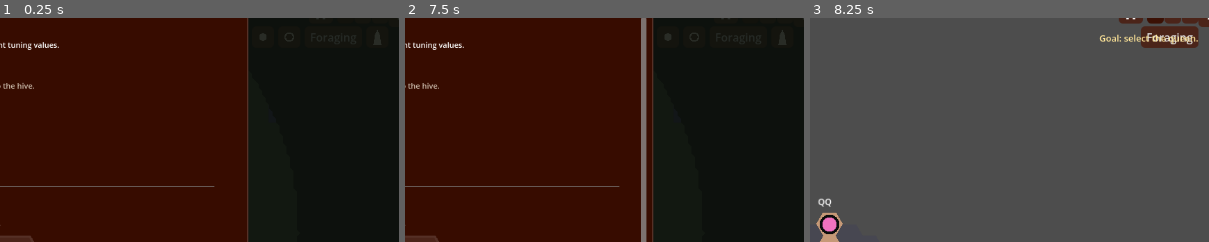
Above: before the commit, frames 1-3 (left to right).
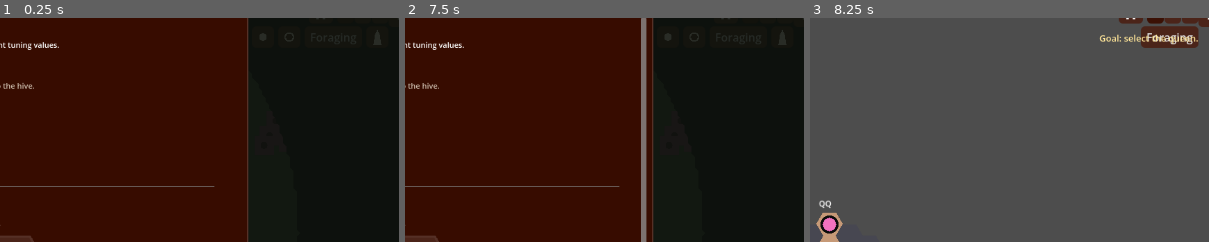
Above: after the commit, the same moments.

Repository: wonderburg7/meadow
Game: Godot game, scene res://scenes/Main.tscn
Two runs of this game, one before a commit and one after it. Both use one fixed random seed, a clock stepped at 60 frames per second and the inputs below.
Inputs (mouse positions are % of the whole screen's width and height, from its top left):
- Up to frame 1 (0.25 s): no input
- Up to frame 2 (7.5 s): click "❚❚" at 0.5 s; click "1" at 1.25 s; click "2" at 2 s; click "4" at 2.75 s; click (80, 8) at 3.52 s; click (84, 8) at 4.27 s; click "Foraging" at 5 s; click (95, 8) at 5.77 s; click "⚙" at 6.5 s; click (27, 29) at 7.27 s
- Up to frame 3 (8.25 s): click "Start" at 8 s
The pictures show only the part of the screen within x 48-97%, y 4-54%; the shares and areas given below are measured in that part.

The runs differ from the first frame. In frame 3, 0.2% of the frame differs, in the area x 2-8%, y 80-97%.

Commit message:
Foraging ecology Slice 4: microhabitat zones, perf baseline, lazy flower recharge
Microhabitat zones bias a species' first cluster anchor toward matching
ground rather than scattering uniformly. Recorded Dave's perf.gd baseline
at flower_count 500/750/1000, which showed a real rising cost and cleared
the plan's gate for lazy recharge: nectar_amount/pollen_amount are now
computed properties that catch up on read/write instead of accumulating
every frame for every flower, approximating the time-varying season
strength curve rather than integrating it exactly (Dave's steer, chosen
for being the cheaper option to process). Also fixes a source_checks.py
false positive on GDScript 4's inline get/set property syntax.

Co-Authored-By: Claude Sonnet 5 <noreply@anthropic.com>

Diff:
--- a/scripts/flower.gd
+++ b/scripts/flower.gd
@@ -29,8 +29,36 @@
 ## Dandelion's flat disc). 1.0 for species that don't specify it.
 var handling_time_scale: float = 1.0
 
-var nectar_amount: float
-var pollen_amount: float
+## Backing fields for the lazy-recharge properties below. Recharge is
+## computed on demand (whenever code reads nectar_amount/pollen_amount)
+## rather than accumulated every frame -- see _sync_recharge(). This is
+## an approximation, not an exact replay of the old per-frame Euler
+## accumulation: it multiplies the *instantaneous* season_strength() at
+## read-time by the elapsed time since the last read/write, rather than
+## integrating the strength curve across that gap. That only differs
+## from the old behaviour while a flower's season window is ramping in
+## or out (season_strength is flat everywhere else), and the result is
+## still capped at capacity either way, so the drift can't compound.
+var _nectar_amount: float = 0.0
+var _pollen_amount: float = 0.0
+var _last_recharge_update: float = 0.0
+
+var nectar_amount: float:
+	get:
+		_sync_recharge()
+		return _nectar_amount
+	set(value):
+		_sync_recharge()
+		_nectar_amount = value
+
+var pollen_amount: float:
+	get:
+		_sync_recharge()
+		return _pollen_amount
+	set(value):
+		_sync_recharge()
+		_pollen_amount = value
+
 var occupied_by: Node2D = null   # the bee currently visiting this flower, if any
 var marked_at: float = -999.0    # sim-time of the last tarsal scent mark
 var marked_by: Node2D = null     # which bee left it
@@ -157,17 +185,24 @@
 const PRESENTATION_PER_SECOND := 6.0
 var presentation_timer: float = 0.0
 
+## Catches nectar_amount/pollen_amount up to the current sim time,
+## before either is read or written. Out of season this adds nothing
+## (season_strength is 0), matching the old per-frame gate. The plant
+## stays where it is whether it's recharging or not -- flowers popping
+## in and out of existence would read as a glitch rather than as a
+## season.
+func _sync_recharge() -> void:
+	var elapsed: float = Session.sim_time - _last_recharge_update
+	if elapsed <= 0.0:
+		return
+	var strength: float = season_strength()
+	if strength > 0.0:
+		_nectar_amount = min(nectar_capacity, _nectar_amount + nectar_recharge_rate * strength * elapsed)
+		_pollen_amount = min(pollen_capacity, _pollen_amount + pollen_recharge_rate * strength * elapsed)
+	_last_recharge_update = Session.sim_time
+
 func _process(delta: float) -> void:
 	Perf.begin("flowers")
-	# Out of season a plant produces nothing; at the edges of its window
-	# it produces a little. The plant stays where it is either way --
-	# flowers popping in and out of existence would read as a glitch
-	# rather than as a season.
-	var strength: float = season_strength()
-	if strength > 0.0:
-		nectar_amount = min(nectar_capacity, nectar_amount + nectar_recharge_rate * strength * delta)
-		pollen_amount = min(pollen_capacity, pollen_amount + pollen_recharge_rate * strength * delta)
-
 	if GameConfig.predators_on:
 		CrabSpider.update(self, delta)
 
@@ -183,8 +218,9 @@
 		Perf.end("flowers")
 		return
 
-	# Everything above runs every frame: a flower recharges and ages at
-	# the same rate whether it is on screen or not. Only the drawing
+	# Ageing above runs every frame regardless of visibility; recharge is
+	# lazy (see _sync_recharge) so it isn't computed here at all unless
+	# something below reads nectar_amount/pollen_amount. Only the drawing
 	# below is throttled.
 	if not is_visible_in_tree():
 		Perf.end("flowers")
@@ -194,9 +230,7 @@
 		Perf.end("flowers")
 		return
 	presentation_timer = (1.0 / PRESENTATION_PER_SECOND) * randf_range(0.85, 1.15)
-	# `strength` is passed in rather than asked for again -- it was being
-	# computed twice per flower per frame.
-	_update_fade(strength)
+	_update_fade(season_strength())
 	_update_labels()
 	_update_crab_spider_marker()
 	Perf.end("flowers")
--- a/scripts/main.gd
+++ b/scripts/main.gd
@@ -288,6 +288,7 @@
 var rate_samples: Array = []
 var rate_sample_timer: float = 10.0 + randf() * 2.0
 var cluster_centers: Dictionary = {}   # species name -> Array[Vector2]
+var microhabitat_zones: Dictionary = {}   # microhabitat name -> Array[{"centre": Vector2, "radius": float}]
 var panning: bool = false          # middle mouse button held
 var pan_anchor: Vector2 = Vector2.ZERO
 
--- a/scripts/world_building.gd
+++ b/scripts/world_building.gd
@@ -36,6 +36,7 @@
 	main.meadow_root.add_child(main.hive)
 
 	_scatter_obstacles()
+	_build_microhabitat_zones()
 
 	for i in range(int(GameConfig.flower_count)):
 		_seed_flower()
@@ -143,6 +144,44 @@
 ## rather than reading as separate plants.
 const BUSH_UNIT_SPREAD := Vector2(8.0, 24.0)
 
+## One or two soft zones per microhabitat string on the species table,
+## scattered across the field and built once per run (before any flower is
+## seeded, so it stays reproducible off the run's seed). `_seed_flower`
+## biases a species' *first* cluster anchor toward a matching zone --
+## existing clusters (main.cluster_centers) are untouched by this.
+const MICROHABITAT_ZONE_RADIUS := Vector2(300.0, 450.0)
+const MICROHABITAT_ZONE_CHANCE := 0.75
+
+func _build_microhabitat_zones() -> void:
+	main.microhabitat_zones.clear()
+	var microhabitats: Array = []
+	for species in main.FlowerSpecies.SPECIES:
+		var habitat: String = species.get("microhabitat", "")
+		if habitat != "" and not microhabitats.has(habitat):
+			microhabitats.append(habitat)
+
+	for habitat in microhabitats:
+		var zone_count := randi_range(1, 2)
+		var zones: Array = []
+		for i in range(zone_count):
+			zones.append({
+				"centre": _random_field_point(),
+				"radius": randf_range(MICROHABITAT_ZONE_RADIUS.x, MICROHABITAT_ZONE_RADIUS.y),
+			})
+		main.microhabitat_zones[habitat] = zones
+
+## A random point inside one of `habitat`'s zones, or an empty Vector2 flag
+## (via the returned bool) if that habitat has no zones -- callers fall
+## back to `_random_field_point()` in that case.
+func _random_point_in_zone(habitat: String) -> Vector2:
+	var zones: Array = main.microhabitat_zones.get(habitat, [])
+	var zone: Dictionary = zones[randi() % zones.size()]
+	var centre: Vector2 = zone.centre
+	var radius: float = zone.radius
+	var angle := randf() * TAU
+	var dist := sqrt(randf()) * radius
+	return centre + Vector2(cos(angle), sin(angle)) * dist
+
 func _seed_flower() -> void:
 	var species_index = main.FlowerSpecies.pick_species_index()
 	var species: Dictionary = main.FlowerSpecies.SPECIES[species_index]
@@ -159,7 +198,16 @@
 		var dist = sqrt(randf()) * cluster_radius
 		anchor = center + Vector2(cos(angle), sin(angle)) * dist
 	else:
-		anchor = _random_field_point()
+		var habitat: String = species.get("microhabitat", "")
+		var zones: Array = main.microhabitat_zones.get(habitat, [])
+		if not zones.is_empty() and randf() < MICROHABITAT_ZONE_CHANCE:
+			anchor = _random_point_in_zone(habitat)
+			for retry in range(6):
+				if anchor.distance_to(main.hive.position) >= main.FLOWER_MIN_DISTANCE:
+					break
+				anchor = _random_point_in_zone(habitat)
+		else:
+			anchor = _random_field_point()
 		centers.append(anchor)
 		if centers.size() > main.MAX_CLUSTERS_PER_SPECIES:
 			centers.pop_front()
Not shown, changed: CHATGPT_NEXTSTEPS.md
Not shown, changed: FORAGING_ECOLOGY_PLAN.md
Not shown, changed: NEXTSTEPS.md
Not shown, changed: tests/source_checks.py
